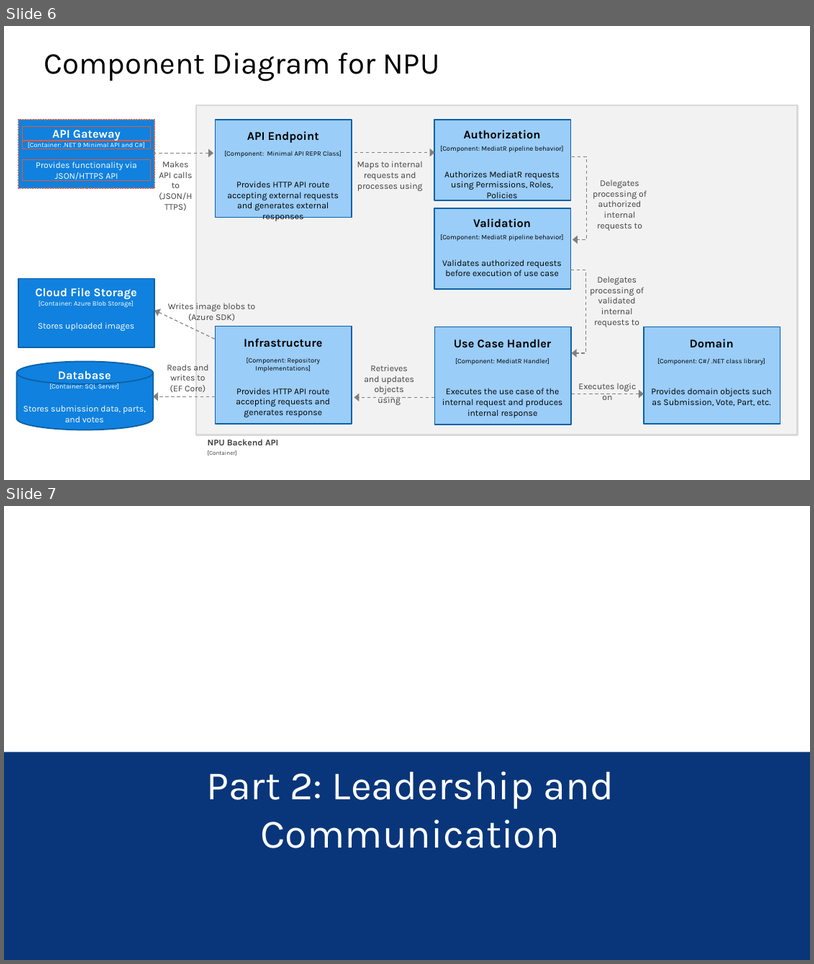
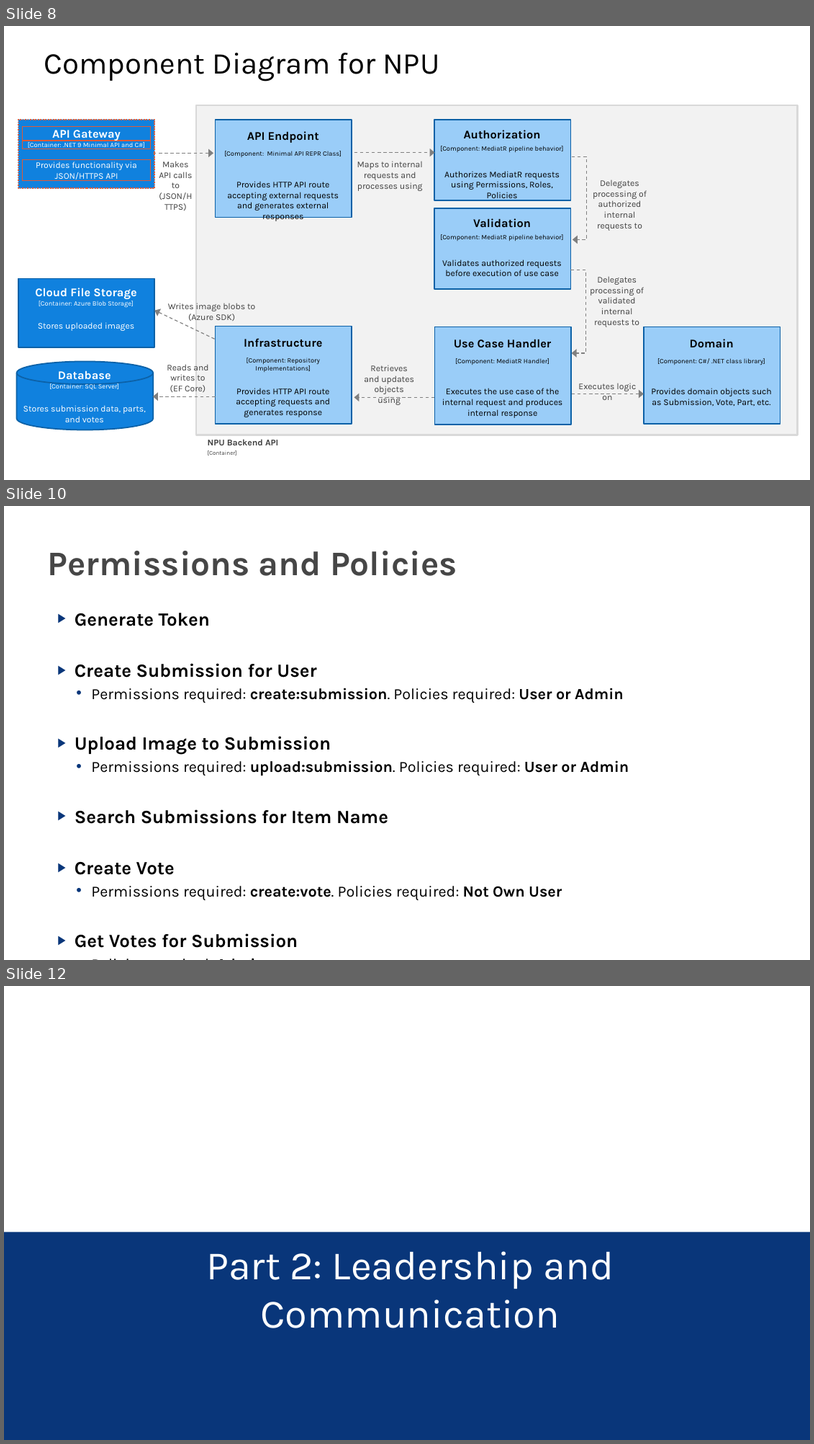
Before and after one commit to wincubate/npu, a slide deck: presentation/Presentation.pptx. Shown one above the other, each under a label of ours: slides 6 and 7 before the commit, slides 8, 10 and 12 after it; the slides between them are not shown. The pictures are 814x964 and 814x1444 pixels, drawn with LibreOffice and Linux fonts; fonts in the diff are those of the drawing; background and template pictures are left out. Boxes give left, top, right and bottom in pixels: in the first picture for what was removed or moved away, otherwise in the second. Text is boxed around its words. In the diff, an @@ line names an element or a change of style, - is before the commit and + after.

```diff
--- a/presentation/Presentation.pptx
+++ b/presentation/Presentation.pptx
@@ slide 10 added at <box>4,506,810,960</box>, background #FFFFFF @@
@@ title added at <box>48,551,458,576</box>, 41 pt, text #464646, bold @@
+Permissions and Policies
@@ text added at <box>75,613,630,947</box>, 18.5 pt, text #000000, bold @@
+▶ Generate Token
+▶ Create Submission for User
+  • Permissions required: create:submission. Policies required: User or Admin
+▶ Upload Image to Submission
+  • Permissions required: upload:submission. Policies required: User or Admin
+▶ Search Submissions for Item Name
+▶ Create Vote
+  • Permissions required: create:vote. Policies required: Not Own User
+▶ Get Votes for Submission
+  • Policies required: Admin
@@ what was slide 6 is now slide 8 @@
@@ what was slide 7 is now slide 12 @@
```
Also in this commit, not shown: 1 slide changed, 4 other slides added, 14 other files.
